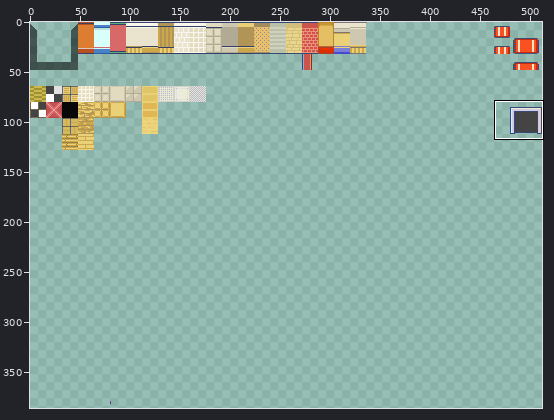
Sprite sheet, stored at map/tileset/inside-terra.png. The first picture is a wide view before the edit; the outline marks the close-up.
Close-up. Earlier state:
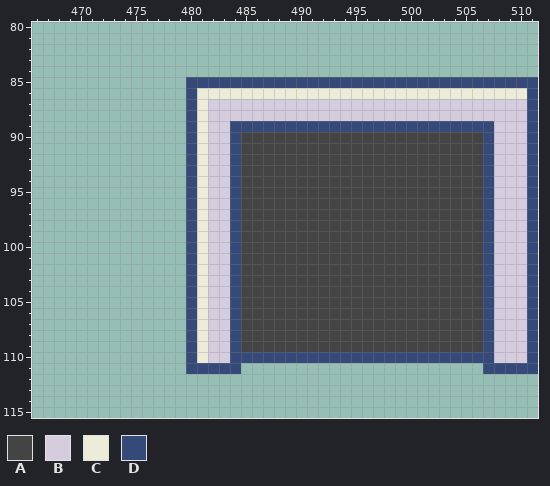
The file is 512x512 pixels. Colours within 5 levels of each other are drawn and written as one. Shown: x 466..511, y 80..115. The wide view leaves out empty margins.
Palette (. is transparent): A #444444  B #d5cdde  C #ececd9  D #364a7a
Pixels before, first column x 480:
 85 DDDDDDDDDDDDDDDDDDDDDDDDDDDDDDDD
 86 DCCCCCCCCCCCCCCCCCCCCCCCCCCCCCCD
 87 DCBBBBBBBBBBBBBBBBBBBBBBBBBBBBBD
 88 DCBBBBBBBBBBBBBBBBBBBBBBBBBBBBBD
 89 DCBBDDDDDDDDDDDDDDDDDDDDDDDDBBBD
 90 DCBBDAAAAAAAAAAAAAAAAAAAAAADBBBD
 91 DCBBDAAAAAAAAAAAAAAAAAAAAAADBBBD
 92 DCBBDAAAAAAAAAAAAAAAAAAAAAADBBBD
 93 DCBBDAAAAAAAAAAAAAAAAAAAAAADBBBD
 94 DCBBDAAAAAAAAAAAAAAAAAAAAAADBBBD
 95 DCBBDAAAAAAAAAAAAAAAAAAAAAADBBBD
 96 DCBBDAAAAAAAAAAAAAAAAAAAAAADBBBD
 97 DCBBDAAAAAAAAAAAAAAAAAAAAAADBBBD
 98 DCBBDAAAAAAAAAAAAAAAAAAAAAADBBBD
 99 DCBBDAAAAAAAAAAAAAAAAAAAAAADBBBD
100 DCBBDAAAAAAAAAAAAAAAAAAAAAADBBBD
101 DCBBDAAAAAAAAAAAAAAAAAAAAAADBBBD
102 DCBBDAAAAAAAAAAAAAAAAAAAAAADBBBD
103 DCBBDAAAAAAAAAAAAAAAAAAAAAADBBBD
104 DCBBDAAAAAAAAAAAAAAAAAAAAAADBBBD
105 DCBBDAAAAAAAAAAAAAAAAAAAAAADBBBD
106 DCBBDAAAAAAAAAAAAAAAAAAAAAADBBBD
107 DCBBDAAAAAAAAAAAAAAAAAAAAAADBBBD
108 DCBBDAAAAAAAAAAAAAAAAAAAAAADBBBD
109 DCBBDAAAAAAAAAAAAAAAAAAAAAADBBBD
110 DCBBDDDDDDDDDDDDDDDDDDDDDDDDBBBD
111 DDDDD......................DDDDD
And afterwards:
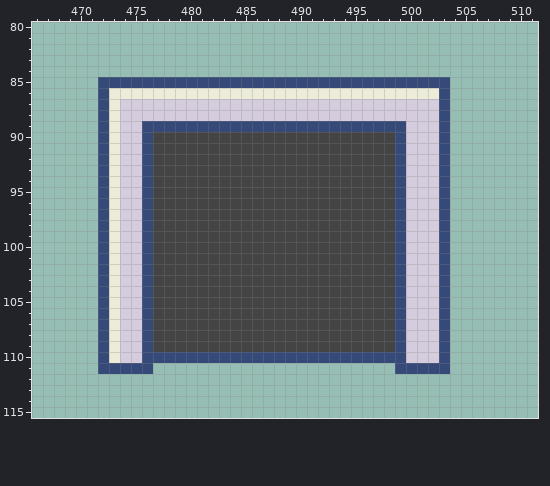
From old to new:
Changed rows in their new state; - is an unchanged pixel.
first column x 472:
 85 DDDDDDDD------------------------........
 86 DCCCCCCCC----------------------D........
 87 DCBBBBBBBB---------------------D........
 88 DCBBBBBBBB---------------------D........
 89 DCBBDDDD-DDD----------------BBB-........
 90 DCBBDAAAAAAAA--------------DBBBD........
 91 DCBBDAAAAAAAA--------------DBBBD........
 92 DCBBDAAAAAAAA--------------DBBBD........
 93 DCBBDAAAAAAAA--------------DBBBD........
 94 DCBBDAAAAAAAA--------------DBBBD........
 95 DCBBDAAAAAAAA--------------DBBBD........
 96 DCBBDAAAAAAAA--------------DBBBD........
 97 DCBBDAAAAAAAA--------------DBBBD........
 98 DCBBDAAAAAAAA--------------DBBBD........
 99 DCBBDAAAAAAAA--------------DBBBD........
100 DCBBDAAAAAAAA--------------DBBBD........
101 DCBBDAAAAAAAA--------------DBBBD........
102 DCBBDAAAAAAAA--------------DBBBD........
103 DCBBDAAAAAAAA--------------DBBBD........
104 DCBBDAAAAAAAA--------------DBBBD........
105 DCBBDAAAAAAAA--------------DBBBD........
106 DCBBDAAAAAAAA--------------DBBBD........
107 DCBBDAAAAAAAA--------------DBBBD........
108 DCBBDAAAAAAAA--------------DBBBD........
109 DCBBDAAAAAAAA--------------DBBBD........
110 DCBBDDDD-DDD----------------BBB-........
111 DDDDD---.....--------------DDDDD---.....
